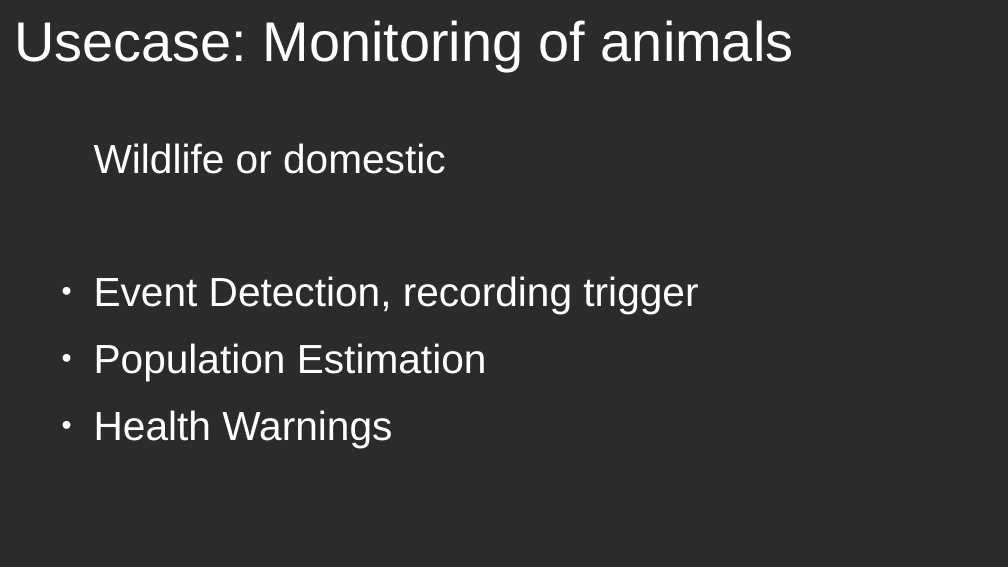
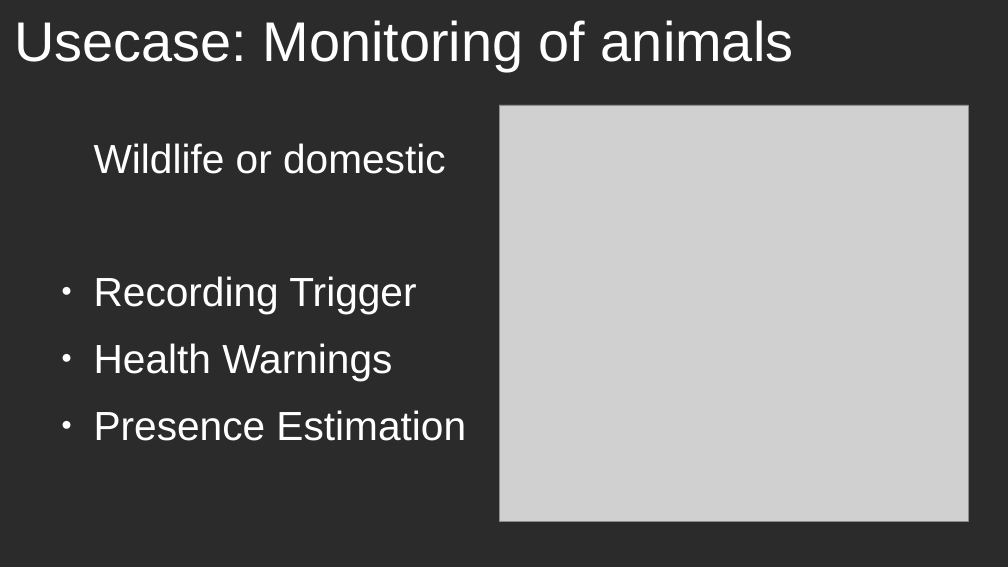
Before and after one commit to jonnor/embeddedml, a slide deck: slide 8 of doc/euroscipy2018/slides.odp. Drawn at 1008x567 pixels with LibreOffice and Linux fonts; fonts in the diff are those of the drawing; grey boxes stand for pictures; background and template pictures are left out; a plain dark background stands for a picture behind light text. Boxes give left, top, right and bottom in pixels: in the first picture for what was removed or moved away, otherwise in the second. Text is boxed around its words. In the diff, an @@ line names an element or a change of style, - is before the commit and + after.

```diff
--- a/doc/euroscipy2018/slides.odp
+++ b/doc/euroscipy2018/slides.odp
@@ picture added at bbox=[499, 105, 969, 521] @@
@@ text at bbox=[94, 276, 416, 314]: text changed @@
-● Event Detection, recording trigger
-● Population Estimation
+● Recording Trigger
@@ text at bbox=[94, 410, 466, 441]: paragraph added @@
+● Presence Estimation
```
Also in this commit, not shown: 15 other slides changed, 3 slides added, 1 slide removed, 13 other files.
